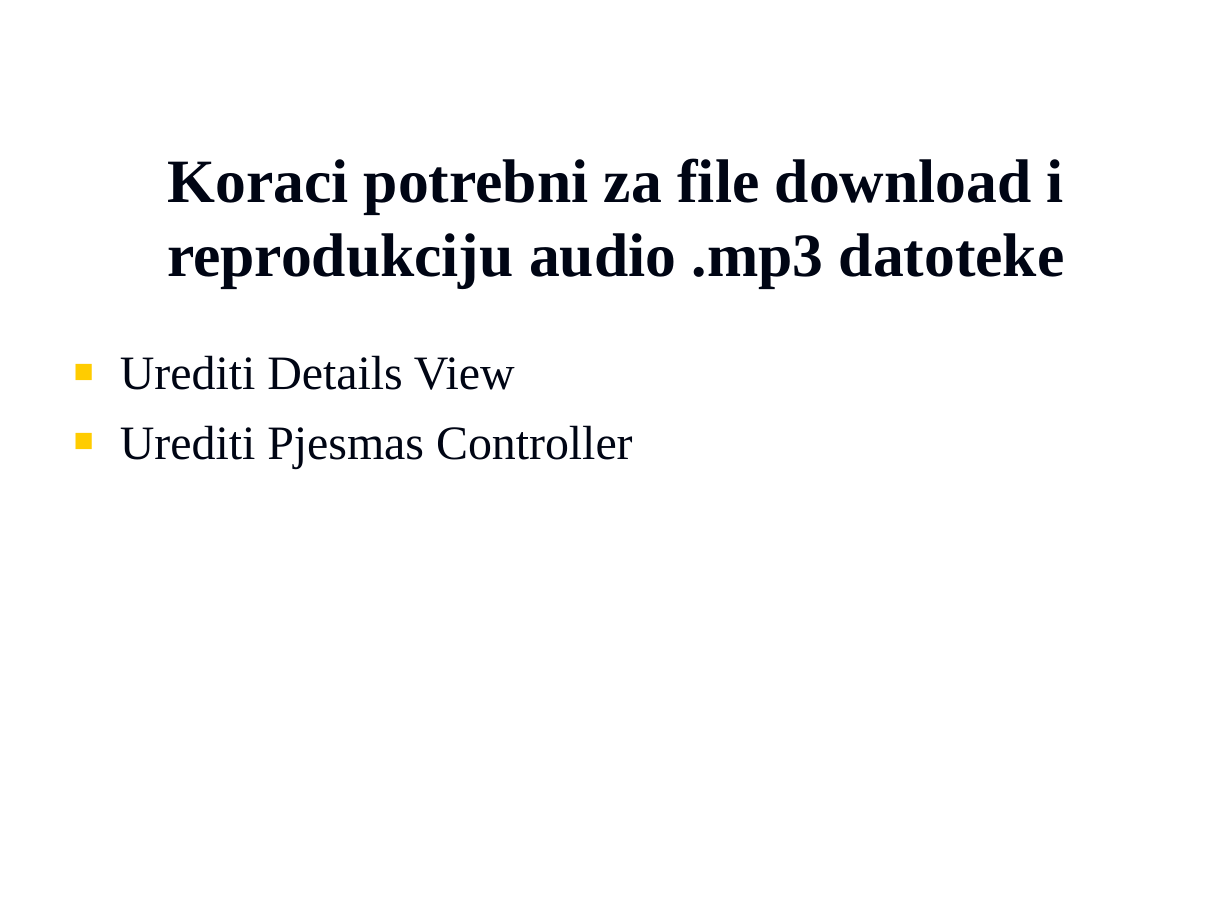
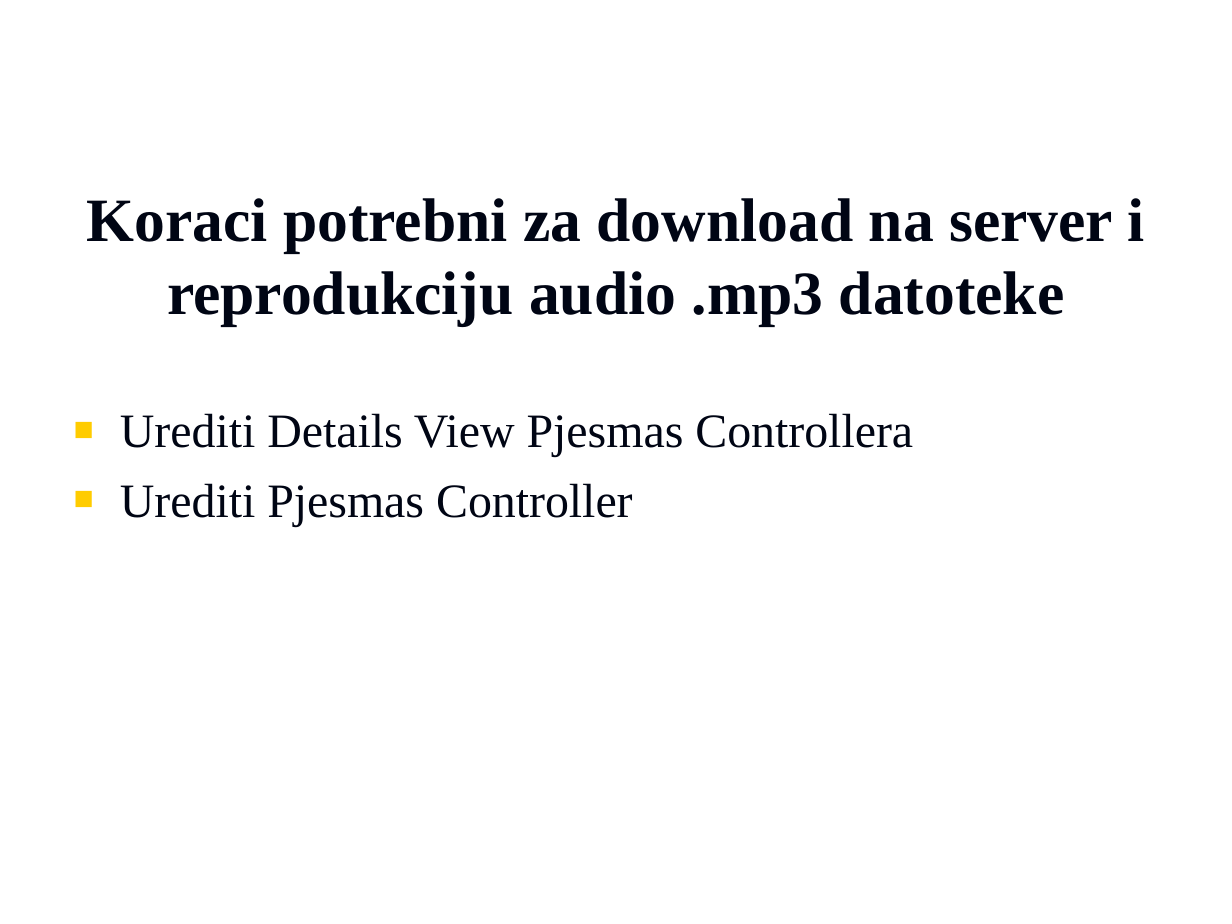
Before and after one commit to vzdesic/PZI, a slide deck: slide 9 of PPTs/MVC dodatak - file upload i download .ppt (slide 6 before the commit). Drawn at 1232x924 pixels with LibreOffice and Linux fonts; fonts in the diff are those of the drawing; background and template pictures are left out. Boxes give left, top, right and bottom in pixels: in the first picture for what was removed or moved away, otherwise in the second. Text is boxed around its words. In the diff, an @@ line names an element or a change of style, - is before the commit and + after.

Commit message:
File upload and download
vzdesic

```diff
--- a/PPTs/MVC dodatak - file upload i download .ppt
+++ b/PPTs/MVC dodatak - file upload i download .ppt
@@ title at box(87, 198, 1145, 326): text changed @@
-Koraci potrebni za file download i reprodukciju audio .mp3 datoteke
+Koraci potrebni za download na server i reprodukciju audio .mp3 datoteke
@@ text "Urediti Details View Pjesmas Controllera": place and size @@
-text "Urediti Details View Pjesmas Controllera" at box(120, 355, 633, 469)
+text "Urediti Details View Pjesmas Controllera" at box(120, 413, 913, 527)
@@ text at box(120, 413, 913, 457): text changed @@
-■ Urediti Details View
+■ Urediti Details View Pjesmas Controllera
```
Also in this commit, not shown: 3 other slides changed, 4 slides added, 1 other file.
